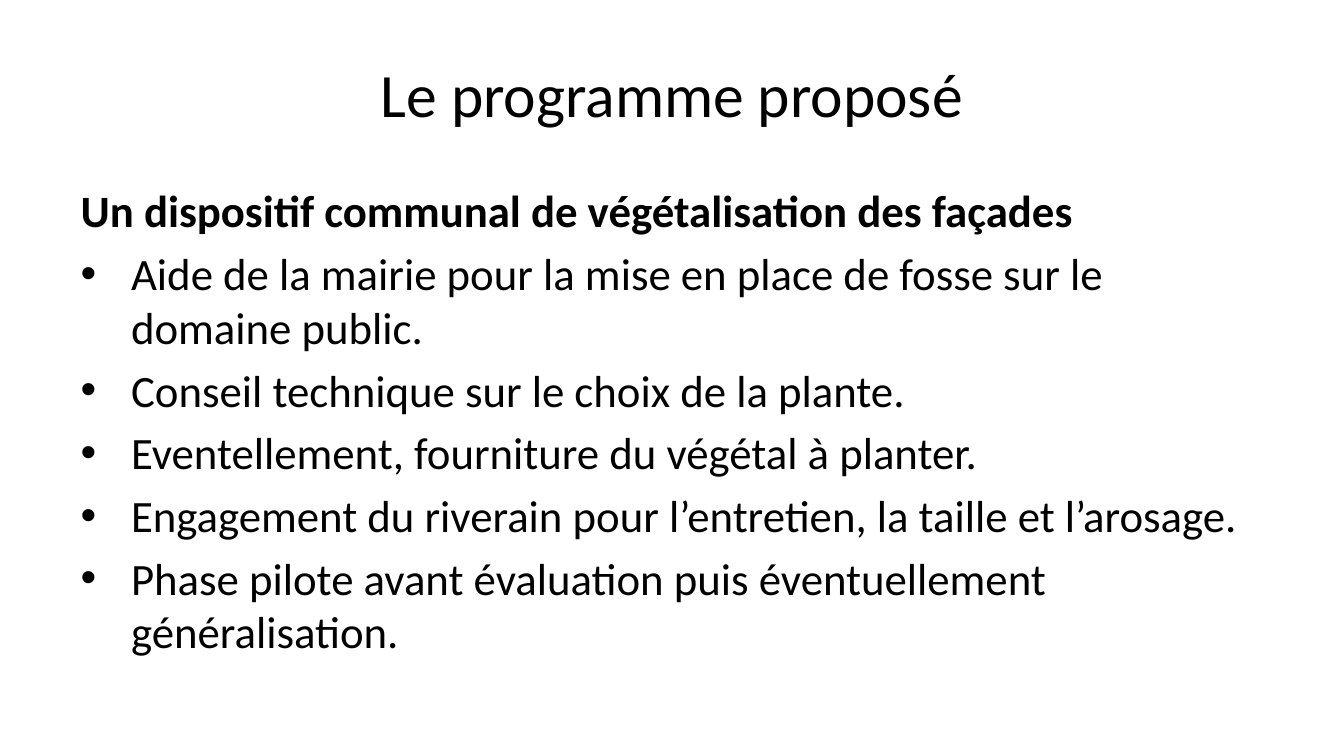
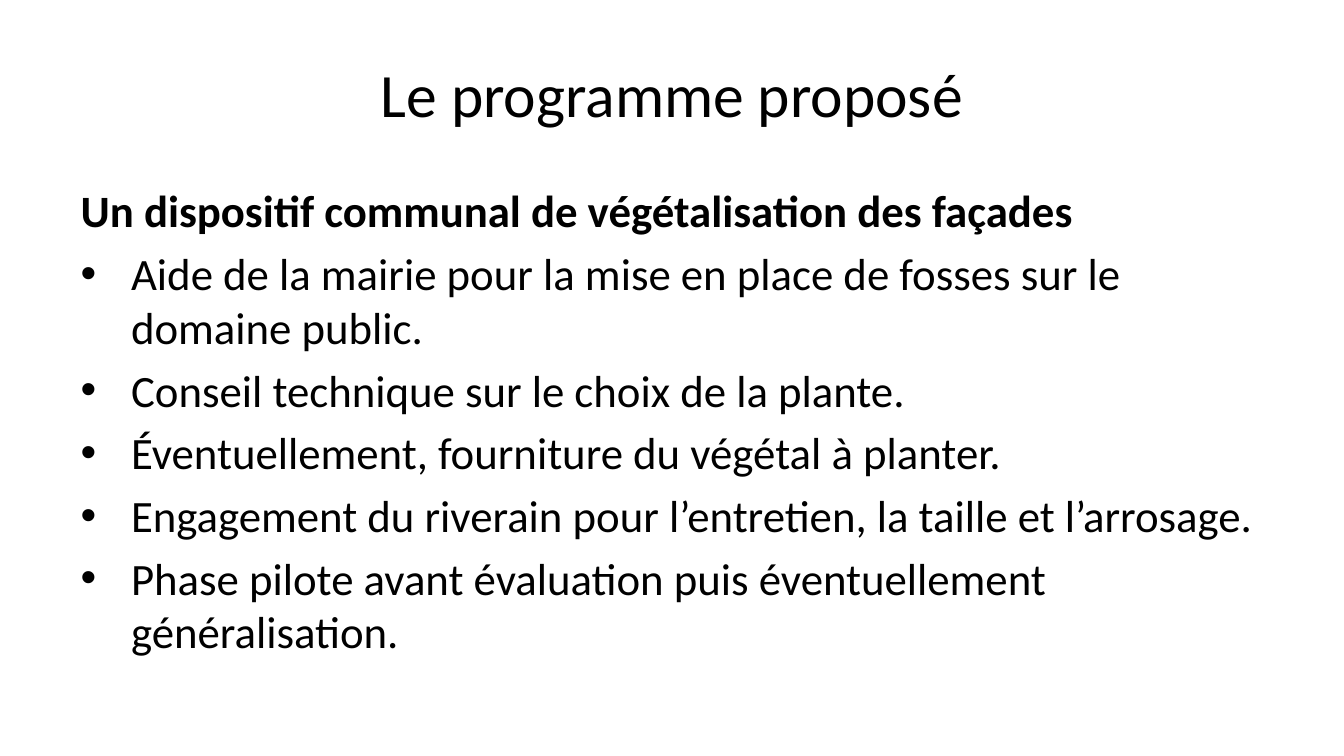
Before and after one commit to Bertrand82/vegetalisation_m2q, a slide deck: slide 5 of presentation.pptx. Drawn at 1344x756 pixels with LibreOffice and Linux fonts; fonts in the diff are those of the drawing. Boxes give left, top, right and bottom in pixels: in the first picture for what was removed or moved away, otherwise in the second. Text is boxed around its words. In the diff, an @@ line names an element or a change of style, - is before the commit and + after.

```diff
--- a/presentation.pptx
+++ b/presentation.pptx
@@ text at (131, 259, 1121, 352): text changed @@
-• Aide de la mairie pour la mise en place de fosse sur le domaine public.
+• Aide de la mairie pour la mise en place de fosses sur le domaine public.
@@ text at (131, 432, 1252, 540): text changed @@
-• Eventellement, fourniture du végétal à planter.
-• Engagement du riverain pour l’entretien, la taille et l’arosage.
+• Éventuellement, fourniture du végétal à planter.
+• Engagement du riverain pour l’entretien, la taille et l’arrosage.
```
Also in this commit, not shown: 9 other slides changed, 3 other files.
